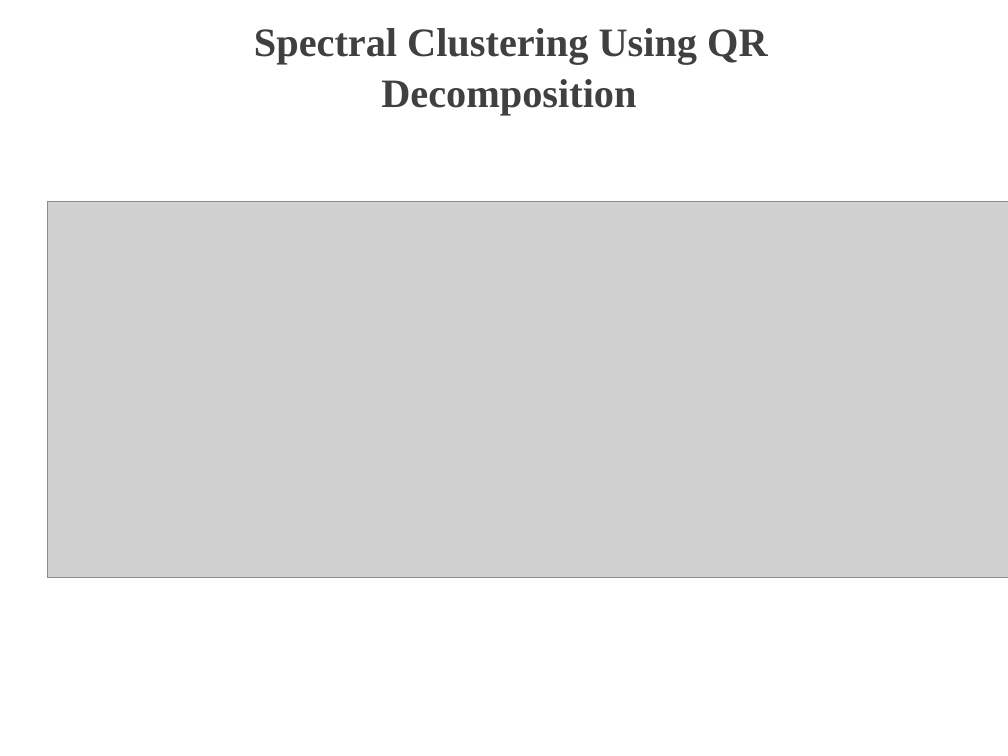
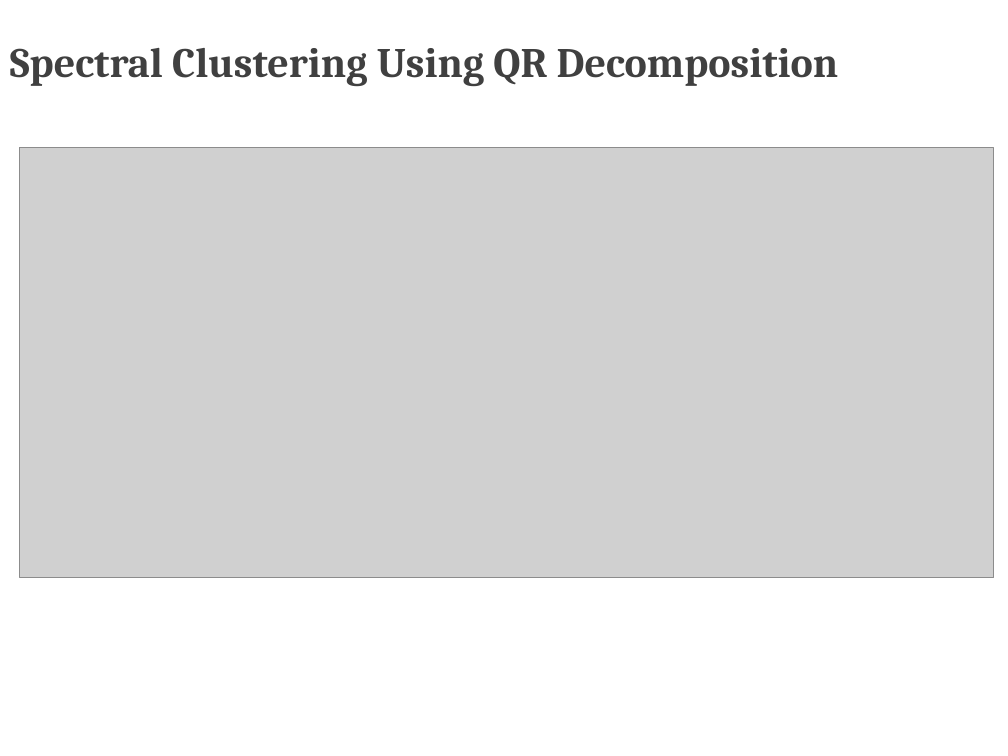
Before and after one commit to TZstatsADS/Spr2017-proj4-team13, a slide deck: slide 4 of doc/presentation.pptx. Drawn at 1008x756 pixels with LibreOffice and Linux fonts; fonts in the diff are those of the drawing; grey boxes stand for pictures; background and template pictures are left out. Boxes give left, top, right and bottom in pixels: in the first picture for what was removed or moved away, otherwise in the second. Text is boxed around its words. In the diff, an @@ line names an element or a change of style, - is before the commit and + after.

```diff
--- a/doc/presentation.pptx
+++ b/doc/presentation.pptx
@@ title "Spectral Clustering Using QR Decomposition" at [10,48,838,86]: size 28.8 to 30 pt, font Times New Roman to Cambria; alignment centre to left @@
@@ picture: place and size @@
-picture at [47,202,1008,578]
+picture at [20,148,994,579]
```
Also in this commit, not shown: 1 other slide changed, 2 slides added, 3 slides removed, 13 other files.
